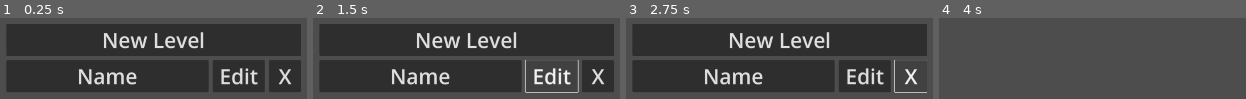
Above: before the commit, frames 1-4 (left to right).
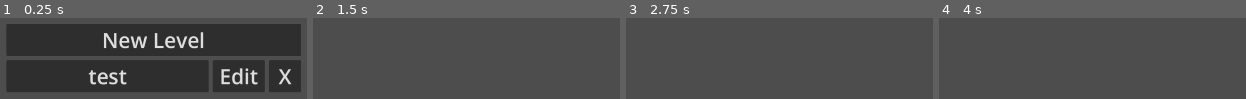
Above: after the commit, the same moments.

Repository: hangmanonbenzene/small_canyon
Game: Godot game, scene res://app/main/main.tscn
The game is run twice, just before and just after one commit, with the same random seed, the same clock (stepped at 60 frames per second) and the same inputs.
Inputs (mouse positions are in pixels of both pictures, inside the frame that each line leads up to):
- Up to frame 1 (0.25 s): no input
- Up to frame 2 (1.5 s): click (420, 76) at 0.5 s, where only the run before the commit has a clickable "Name"; click (552, 76) at 1.25 s, where only the run before the commit has a clickable "Edit"
- Up to frame 3 (2.75 s): click (911, 76) at 2 s, where only the run before the commit has a clickable "X"
- Up to frame 4 (4 s): click (1092, 39) at 2.75 s, where only the run before the commit has a clickable "New Level"; tap Enter at 3.5 s; hold Space (toggle_cam) from 3.53 s (still down)

The runs differ from the first frame. In frame 1, 2.1% of the frame differs, in the area x 25-45%, y 62-83%; in frame 2, 68%; in frame 3, 69%, in the area x 2-99%, y 7-93%; in frame 4, nothing differs.

Commit message:
level list base

Diff:
--- /dev/null
+++ b/app/main/level_button.tscn
@@ -0,0 +1,32 @@
+[gd_scene load_steps=2 format=3 uid="uid://jx6twfvue1m3"]
+
+[ext_resource type="Script" uid="uid://dx4wpgnneuoly" path="res://app/main/level_buttons.gd" id="1_debqk"]
+
+[node name="level_button" type="HBoxContainer" node_paths=PackedStringArray("name_button")]
+size_flags_horizontal = 3
+theme_override_constants/separation = 10
+alignment = 2
+script = ExtResource("1_debqk")
+name_button = NodePath("play")
+
+[node name="play" type="Button" parent="."]
+layout_mode = 2
+size_flags_horizontal = 3
+theme_override_font_sizes/font_size = 50
+text = "Name"
+
+[node name="edit" type="Button" parent="."]
+custom_minimum_size = Vector2(125, 0)
+layout_mode = 2
+theme_override_font_sizes/font_size = 50
+text = "Edit"
+
+[node name="delete" type="Button" parent="."]
+custom_minimum_size = Vector2(77, 0)
+layout_mode = 2
+theme_override_font_sizes/font_size = 50
+text = "X"
+
+[connection signal="pressed" from="play" to="." method="_on_play_pressed"]
+[connection signal="pressed" from="edit" to="." method="_on_edit_pressed"]
+[connection signal="pressed" from="delete" to="." method="_on_delete_pressed"]
--- /dev/null
+++ b/app/main/level_buttons.gd
@@ -0,0 +1,28 @@
+extends HBoxContainer
+
+@export var name_button: Button
+var level_name: String = "###ERROR###"
+var menu: Node
+
+func set_up(new_menu: Node, new_name: String) -> void:
+	menu = new_menu
+	level_name = new_name
+	name_button.text = new_name
+
+func _on_play_pressed() -> void:
+	if menu.has_method("_on_play_level_pressed"):
+		menu._on_play_level_pressed(self, level_name)
+	else:
+		level_name = "###ERROR###"
+
+func _on_edit_pressed() -> void:
+	if menu.has_method("_on_edit_level_pressed"):
+		menu._on_edit_level_pressed(self, level_name)
+	else:
+		level_name = "###ERROR###"
+
+func _on_delete_pressed() -> void:
+	if menu.has_method("_on_delete_level_pressed"):
+		menu._on_delete_level_pressed(self, level_name)
+	else:
+		level_name = "###ERROR###"
--- a/app/main/main.gd
+++ b/app/main/main.gd
@@ -1,11 +1,6 @@
 extends Node
 
+@export var menus: Node
 
-# Called when the node enters the scene tree for the first time.
 func _ready() -> void:
-	pass # Replace with function body.
-
-
-# Called every frame. 'delta' is the elapsed time since the previous frame.
-func _process(_delta: float) -> void:
-	pass
+	menus.call("load_levels")
--- a/app/main/main.tscn
+++ b/app/main/main.tscn
@@ -1,16 +1,20 @@
-[gd_scene load_steps=3 format=3 uid="uid://cj1l6gmrktmob"]
+[gd_scene load_steps=4 format=3 uid="uid://cj1l6gmrktmob"]
 
 [ext_resource type="Script" uid="uid://bwfy1bk3qso2u" path="res://app/main/main.gd" id="1_ig7tw"]
 [ext_resource type="Script" uid="uid://0p7qwmwduce" path="res://app/main/main_menu.gd" id="2_uehq1"]
+[ext_resource type="PackedScene" uid="uid://jx6twfvue1m3" path="res://app/main/level_button.tscn" id="3_2c3py"]
 
-[node name="main" type="Node"]
+[node name="main" type="Node" node_paths=PackedStringArray("menus")]
 script = ExtResource("1_ig7tw")
+menus = NodePath("menus")
 
 [node name="3d_world" type="Node3D" parent="."]
 
-[node name="menus" type="Node" parent="." node_paths=PackedStringArray("main_menu")]
+[node name="menus" type="Node" parent="." node_paths=PackedStringArray("main_menu", "level_buttons")]
 script = ExtResource("2_uehq1")
 main_menu = NodePath("main_menu")
+level_buttons = NodePath("main_menu/VBoxContainer/ScrollContainer/VBoxContainer")
+level_button = ExtResource("3_2c3py")
 
 [node name="main_menu" type="Control" parent="menus"]
 layout_mode = 3
@@ -48,28 +52,4 @@
 size_flags_horizontal = 3
 theme_override_constants/separation = 10
 
-[node name="HBoxContainer" type="HBoxContainer" parent="menus/main_menu/VBoxContainer/ScrollContainer/VBoxContainer"]
-layout_mode = 2
-size_flags_horizontal = 3
-theme_override_constants/separation = 10
-alignment = 2
-
-[node name="Button" type="Button" parent="menus/main_menu/VBoxContainer/ScrollContainer/VBoxContainer/HBoxContainer"]
-layout_mode = 2
-size_flags_horizontal = 3
-theme_override_font_sizes/font_size = 50
-text = "Name"
-
-[node name="Button2" type="Button" parent="menus/main_menu/VBoxContainer/ScrollContainer/VBoxContainer/HBoxContainer"]
-custom_minimum_size = Vector2(125, 0)
-layout_mode = 2
-theme_override_font_sizes/font_size = 50
-text = "Edit"
-
-[node name="Button3" type="Button" parent="menus/main_menu/VBoxContainer/ScrollContainer/VBoxContainer/HBoxContainer"]
-custom_minimum_size = Vector2(77, 0)
-layout_mode = 2
-theme_override_font_sizes/font_size = 50
-text = "X"
-
 [connection signal="pressed" from="menus/main_menu/VBoxContainer/NewButton" to="menus" method="_on_new_button_pressed"]
--- a/app/main/main_menu.gd
+++ b/app/main/main_menu.gd
@@ -1,15 +1,25 @@
 extends Node
 
 @export var main_menu: Control
-
-func _on_level_button_pressed() -> void:
-	main_menu.visible = false
-
-func _on_editor_button_pressed() -> void:
-	main_menu.visible = false
-
-func _on_exit_button_pressed() -> void:
-	get_tree().quit()
+@export var level_buttons: Control
+@export var level_button: PackedScene
 
 func _on_new_button_pressed() -> void:
 	main_menu.visible = false
+
+func _on_play_level_pressed(button: Control, level_name: String) -> void:
+	print("play " + level_name)
+	main_menu.visible = false
+
+func _on_edit_level_pressed(button: Control, level_name: String) -> void:
+	print("edit " + level_name)
+	main_menu.visible = false
+
+func _on_delete_level_pressed(button: Control, level_name: String) -> void:
+	print("delete " + level_name)
+	button.queue_free()
+
+func load_levels() -> void:
+	var new_button: Control = level_button.instantiate()
+	new_button.set_up(self, "test")
+	level_buttons.add_child(new_button)
Not shown, added: app/main/level_buttons.gd.uid
